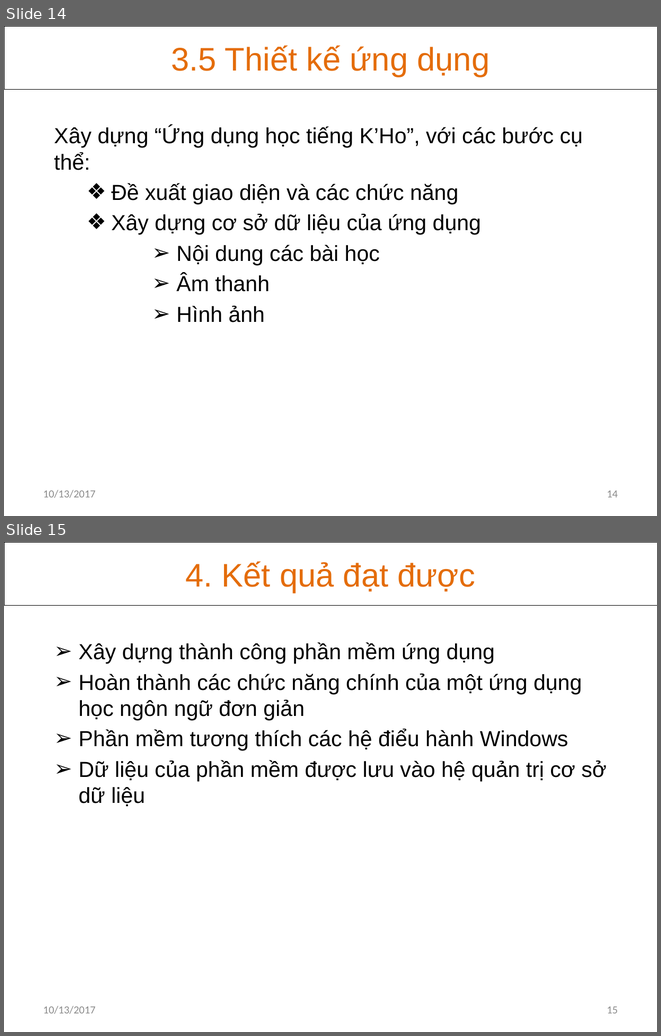
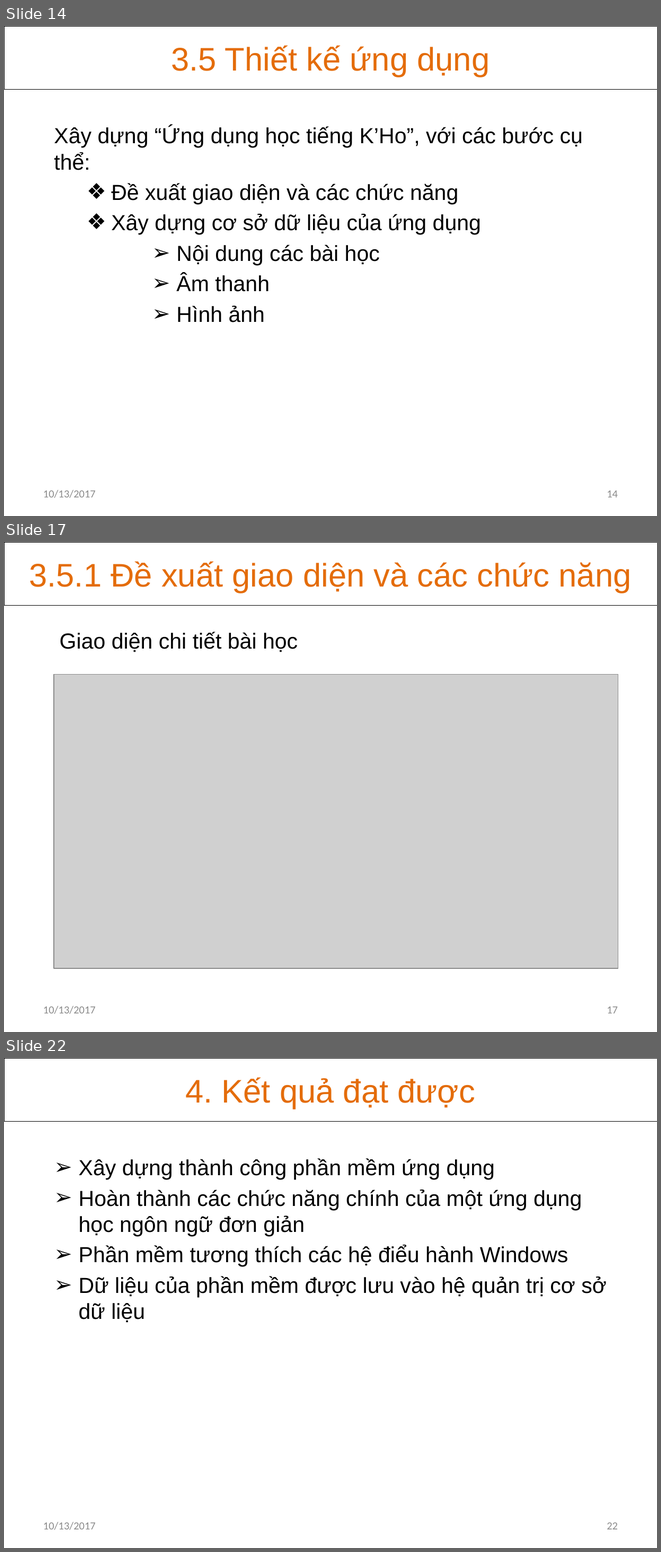
Before and after one commit to khanhvinhit/Do-An, a slide deck: THESIS/DACN_UD_Hoc_KHo_CTK37_BaoCao_D3.pptx. Shown one above the other, each under a label of ours: slides 14 and 15 before the commit, slides 14, 17 and 22 after it; the slides between them are not shown. The pictures are 661x1036 and 661x1552 pixels, drawn with LibreOffice and Linux fonts; fonts in the diff are those of the drawing; grey boxes stand for pictures. Boxes give left, top, right and bottom in pixels: in the first picture for what was removed or moved away, otherwise in the second. Text is boxed around its words. In the diff, an @@ line names an element or a change of style, - is before the commit and + after.

```diff
--- a/THESIS/DACN_UD_Hoc_KHo_CTK37_BaoCao_D3.pptx
+++ b/THESIS/DACN_UD_Hoc_KHo_CTK37_BaoCao_D3.pptx
@@ slide 17 added at [4, 542, 657, 1032], background #FFFFFF @@
@@ rectangle added at [4, 542, 657, 606], outline #000000 0.25 pt, 36 pt, text #E46C0A @@
+3.5.1 Đề xuất giao diện và các chức năng
@@ text added at [60, 632, 298, 652], 24 pt, text #000000 @@
+  Giao diện chi tiết bài học
@@ picture added at [54, 674, 618, 968] @@
@@ text added at [43, 1006, 96, 1014], 12 pt, text #8C8C8C @@
+10/13/2017
@@ page number added at [607, 1006, 618, 1013], 12 pt, text #8C8C8C @@
+17
@@ what was slide 15 is now slide 22 @@
@@ page number at [607, 1522, 618, 1529]: text changed @@
-15
+22
```
Also in this commit, not shown: 2 slides changed, 6 other slides added.
